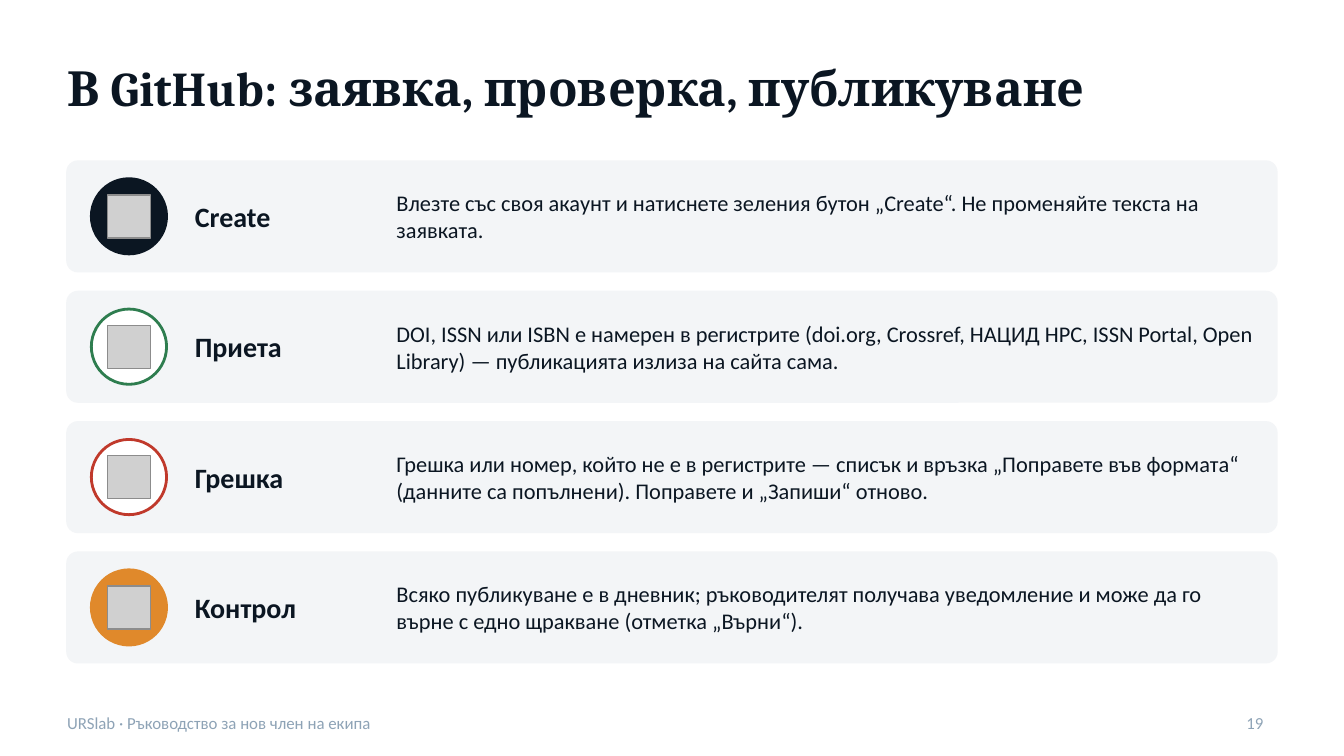
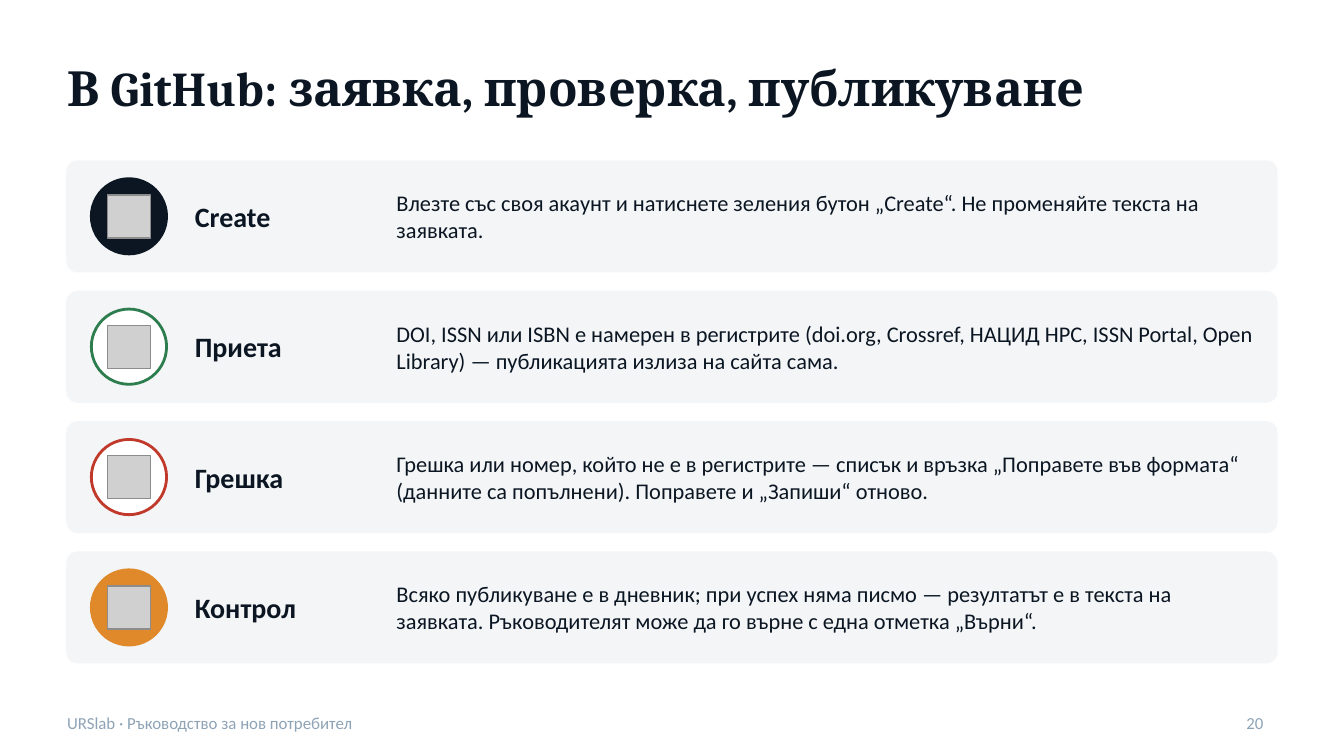
Before and after one commit to urslab-irbas/urslab-site, a slide deck: slide 20 of public/docs/URSlab-rakovodstvo.pptx (slide 19 before the commit). Drawn at 1344x756 pixels with LibreOffice and Linux fonts; fonts in the diff are those of the drawing; grey boxes stand for pictures. Boxes give left, top, right and bottom in pixels: in the first picture for what was removed or moved away, otherwise in the second. Text is boxed around its words. In the diff, an @@ line names an element or a change of style, - is before the commit and + after.

```diff
--- a/public/docs/URSlab-rakovodstvo.pptx
+++ b/public/docs/URSlab-rakovodstvo.pptx
@@ text at bbox=[396, 587, 1172, 633]: text changed @@
-Всяко публикуване е в дневник; ръководителят получава уведомление и може да го върне с едно щракване (отметка „Върни“).
+Всяко публикуване е в дневник; при успех няма писмо — резултатът е в текста на заявката. Ръководителят може да го върне с една отметка „Върни“.
@@ text at bbox=[67, 717, 352, 732]: text changed @@
-URSlab · Ръководство за нов член на екипа
+URSlab · Ръководство за нов потребител
@@ page number at bbox=[1246, 718, 1263, 729]: text changed @@
-19
+20
```
Also in this commit, not shown: 16 other slides changed, 1 slide added, 27 other files.
